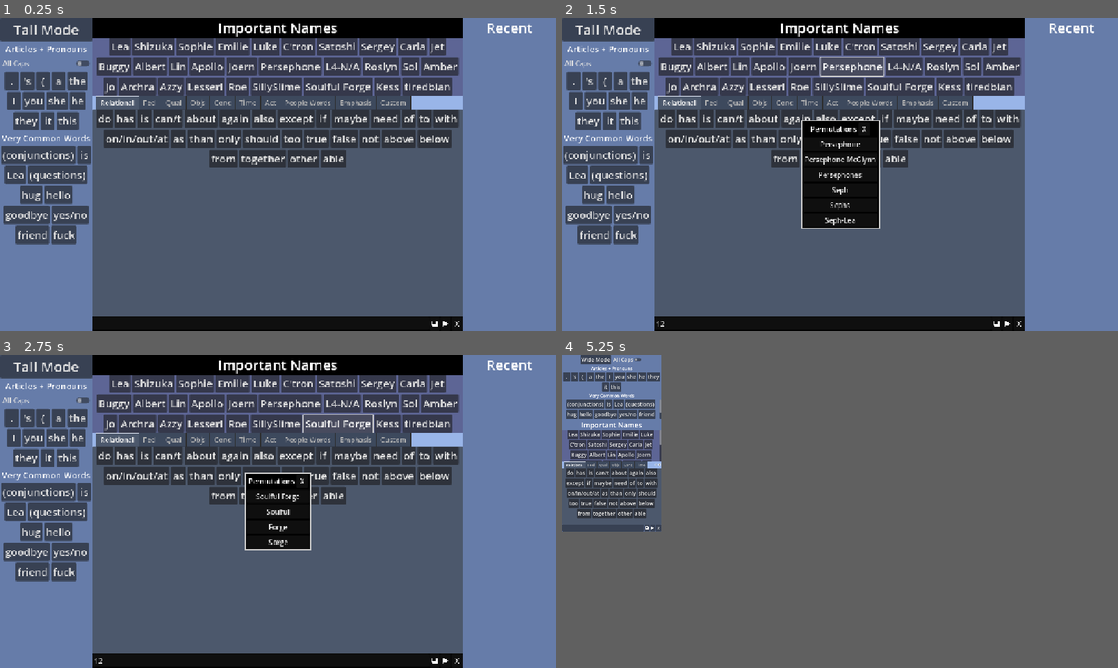
Above: before the commit, frames 1-4 (two rows, left to right).
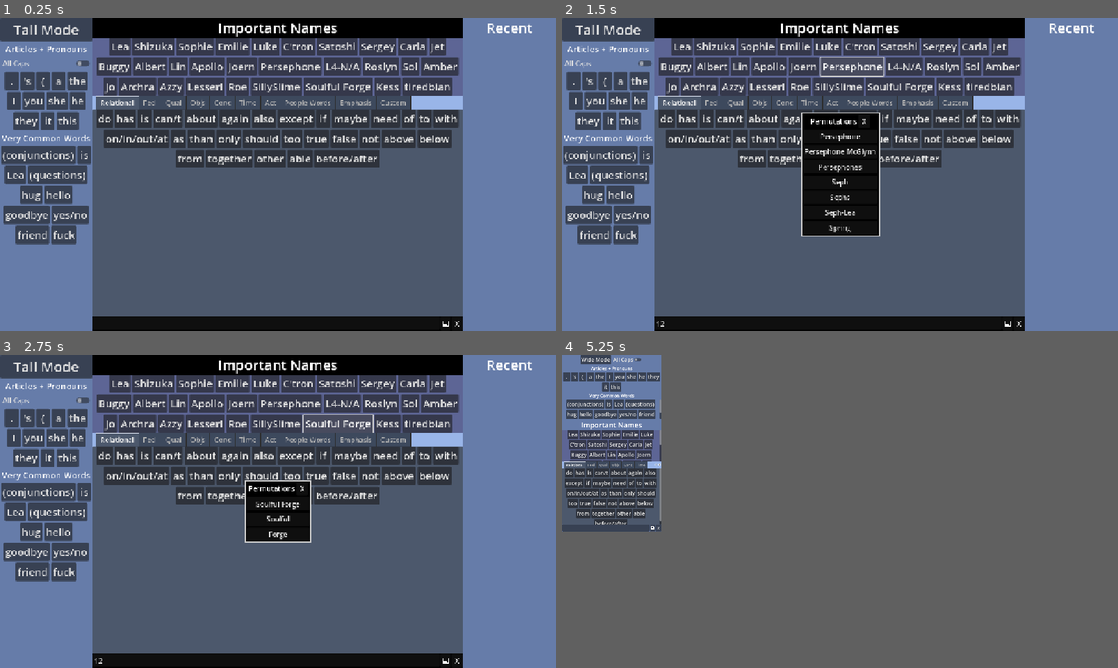
Above: after the commit, the same moments.

Repository: persephonesPoms/leaboard
Game: Godot game, scene res://Main.tscn
Same seed, same stepped clock (60 frames per second), same inputs: the game is played once before the commit and once after it.
Inputs (mouse positions are in pixels of both pictures, inside the frame that each line leads up to):
- Up to frame 1 (0.25 s): no input
- Up to frame 2 (1.5 s): click (823, 324) at 0.52 s; type "12" at 0.6 s; click "Persephone" at 1.25 s
- Up to frame 3 (2.75 s): click "Soulful Forge" at 2 s
- Up to frame 4 (5.25 s): click "again" at 2.75 s; click "again" at 3.5 s; click "again" at 4.25 s; click "Tall Mode" at 5 s

The runs differ from the first frame. In frame 1, 1.0% of the frame differs, in the area x 31-81%, y 42-99%; in frame 2, 2.5%, in the area x 31-81%, y 30-99%; in frame 3, 2.0%; in frame 4, 1.0%.

Commit message:
Words, export settings
now has virtual keyboard enabled

Diff:
--- a/Main.tscn
+++ b/Main.tscn
@@ -352,6 +352,7 @@
 icon = ExtResource("184_ush3o")
 
 [node name="Button2" type="Button" parent="HBoxContainer/VBoxContainer/HBoxContainer"]
+visible = false
 layout_mode = 2
 icon = ExtResource("185_j3xfc")
 
--- a/mobile_scene.tscn
+++ b/mobile_scene.tscn
@@ -384,6 +384,7 @@
 icon = ExtResource("184_8se5w")
 
 [node name="Button2" type="Button" parent="VBoxContainer/Panel/VBoxContainer/VBoxContainer/HBoxContainer"]
+visible = false
 layout_mode = 2
 icon = ExtResource("185_3x0qj")
 
--- a/project.godot
+++ b/project.godot
@@ -12,7 +12,7 @@
 
 config/name="LeaBoard"
 run/main_scene="res://Main.tscn"
-config/features=PackedStringArray("4.4", "GL Compatibility")
+config/features=PackedStringArray("4.5", "GL Compatibility")
 config/icon="res://icon.svg"
 
 [autoload]
--- /dev/null
+++ b/words/action/look.tres
@@ -0,0 +1,9 @@
+[gd_resource type="Resource" script_class="LeaWord" load_steps=2 format=3 uid="uid://luo21uvf6xlb"]
+
+[ext_resource type="Script" uid="uid://bhl3v5nbxbjvt" path="res://words/leaboard_word.gd" id="1_pcc3p"]
+
+[resource]
+script = ExtResource("1_pcc3p")
+display_name = "look"
+permutations = Array[String](["look", "looking", "looks", "looked"])
+metadata/_custom_type_script = "uid://bhl3v5nbxbjvt"
--- /dev/null
+++ b/words/action/remove.tres
@@ -0,0 +1,9 @@
+[gd_resource type="Resource" script_class="LeaWord" load_steps=2 format=3 uid="uid://hr6st0twiowd"]
+
+[ext_resource type="Script" uid="uid://bhl3v5nbxbjvt" path="res://words/leaboard_word.gd" id="1_uhfhn"]
+
+[resource]
+script = ExtResource("1_uhfhn")
+display_name = "remove"
+permutations = Array[String](["remove", "removing", "removed", "removes", "removal"])
+metadata/_custom_type_script = "uid://bhl3v5nbxbjvt"
--- /dev/null
+++ b/words/action/squish.tres
@@ -0,0 +1,9 @@
+[gd_resource type="Resource" script_class="LeaWord" load_steps=2 format=3 uid="uid://c8j0rk14puqu0"]
+
+[ext_resource type="Script" uid="uid://bhl3v5nbxbjvt" path="res://words/leaboard_word.gd" id="1_txubs"]
+
+[resource]
+script = ExtResource("1_txubs")
+display_name = "squish"
+permutations = Array[String](["squish", "squishing", "squishes", "squished", "squishy", "squishable"])
+metadata/_custom_type_script = "uid://bhl3v5nbxbjvt"
--- a/words/articles and pronouns/apostrophe.tres
+++ b/words/articles and pronouns/apostrophe.tres
@@ -5,7 +5,6 @@
 [resource]
 script = ExtResource("1_koks8")
 display_name = "'s"
-permutations = Array[String](["'s", "'re", "'d"])
-nospace_after = false
+permutations = Array[String](["'s", "'re", "'d", "-ful"])
 nospace_before = true
 metadata/_custom_type_script = "uid://bhl3v5nbxbjvt"
--- /dev/null
+++ b/words/concepts/memory.tres
@@ -0,0 +1,9 @@
+[gd_resource type="Resource" script_class="LeaWord" load_steps=2 format=3 uid="uid://bs0dubigiv8kg"]
+
+[ext_resource type="Script" uid="uid://bhl3v5nbxbjvt" path="res://words/leaboard_word.gd" id="1_klrhw"]
+
+[resource]
+script = ExtResource("1_klrhw")
+display_name = "memory"
+permutations = Array[String](["memory", "memories", "memorable"])
+metadata/_custom_type_script = "uid://bhl3v5nbxbjvt"
--- /dev/null
+++ b/words/feelings/bored.tres
@@ -0,0 +1,9 @@
+[gd_resource type="Resource" script_class="LeaWord" load_steps=2 format=3 uid="uid://bxtmkqlir81jr"]
+
+[ext_resource type="Script" uid="uid://bhl3v5nbxbjvt" path="res://words/leaboard_word.gd" id="1_wlrp3"]
+
+[resource]
+script = ExtResource("1_wlrp3")
+display_name = "bored"
+permutations = Array[String](["bored", "boredom"])
+metadata/_custom_type_script = "uid://bhl3v5nbxbjvt"
--- /dev/null
+++ b/words/feelings/lonely.tres
@@ -0,0 +1,9 @@
+[gd_resource type="Resource" script_class="LeaWord" load_steps=2 format=3 uid="uid://c35ad4u0ulxev"]
+
+[ext_resource type="Script" uid="uid://bhl3v5nbxbjvt" path="res://words/leaboard_word.gd" id="1_5b1da"]
+
+[resource]
+script = ExtResource("1_5b1da")
+display_name = "lonely"
+permutations = Array[String](["lonely", "loneliness"])
+metadata/_custom_type_script = "uid://bhl3v5nbxbjvt"
--- /dev/null
+++ b/words/feelings/stress.tres
@@ -0,0 +1,9 @@
+[gd_resource type="Resource" script_class="LeaWord" load_steps=2 format=3 uid="uid://dmfqij0emkc4d"]
+
+[ext_resource type="Script" uid="uid://bhl3v5nbxbjvt" path="res://words/leaboard_word.gd" id="1_xmmcx"]
+
+[resource]
+script = ExtResource("1_xmmcx")
+display_name = "stress"
+permutations = Array[String](["stress", "stressed", "stressing", "stresses", "stressful"])
+metadata/_custom_type_script = "uid://bhl3v5nbxbjvt"
--- a/words/names/persephone.tres
+++ b/words/names/persephone.tres
@@ -5,7 +5,5 @@
 [resource]
 script = ExtResource("1_bj4r6")
 display_name = "Persephone"
-permutations = Array[String](["Persephone", "Persephone McGlynn", "Persephones", "Seph", "Sephs", "Seph-Lea"])
-nospace_after = false
-nospace_before = false
+permutations = Array[String](["Persephone", "Persephone McGlynn", "Persephones", "Seph", "Sephs", "Seph-Lea", "Spring"])
 metadata/_custom_type_script = "uid://bhl3v5nbxbjvt"
--- a/words/names/soulful_forge.tres
+++ b/words/names/soulful_forge.tres
@@ -5,7 +5,5 @@
 [resource]
 script = ExtResource("1_1ox4d")
 display_name = "Soulful Forge"
-permutations = Array[String](["Soulful Forge", "Soulful", "Forge", "Sorge"])
-nospace_after = false
-nospace_before = false
+permutations = Array[String](["Soulful Forge", "Soulful", "Forge"])
 metadata/_custom_type_script = "uid://bhl3v5nbxbjvt"
--- /dev/null
+++ b/words/objects/ball.tres
@@ -0,0 +1,9 @@
+[gd_resource type="Resource" script_class="LeaWord" load_steps=2 format=3 uid="uid://dlacr1ln3i54q"]
+
+[ext_resource type="Script" uid="uid://bhl3v5nbxbjvt" path="res://words/leaboard_word.gd" id="1_n7smq"]
+
+[resource]
+script = ExtResource("1_n7smq")
+display_name = "ball"
+permutations = Array[String](["ball", "balls", "ballin'"])
+metadata/_custom_type_script = "uid://bhl3v5nbxbjvt"
--- a/words/objects/wing.tres
+++ b/words/objects/wing.tres
@@ -4,8 +4,6 @@
 
 [resource]
 script = ExtResource("1_qw1tn")
-display_name = "ear"
-permutations = Array[String](["ear", "ears"])
-nospace_after = false
-nospace_before = false
+display_name = "wing"
+permutations = Array[String](["wing", "wings", "winged"])
 metadata/_custom_type_script = "uid://bhl3v5nbxbjvt"
--- /dev/null
+++ b/words/qualities general/cute.tres
@@ -0,0 +1,9 @@
+[gd_resource type="Resource" script_class="LeaWord" load_steps=2 format=3 uid="uid://0xntxe4uqywb"]
+
+[ext_resource type="Script" uid="uid://bhl3v5nbxbjvt" path="res://words/leaboard_word.gd" id="1_yq1yv"]
+
+[resource]
+script = ExtResource("1_yq1yv")
+display_name = "cute"
+permutations = Array[String](["cute", "cutes", "cuteness"])
+metadata/_custom_type_script = "uid://bhl3v5nbxbjvt"
--- /dev/null
+++ b/words/qualities general/funny.tres
@@ -0,0 +1,9 @@
+[gd_resource type="Resource" script_class="LeaWord" load_steps=2 format=3 uid="uid://boif5lq6f24s1"]
+
+[ext_resource type="Script" uid="uid://bhl3v5nbxbjvt" path="res://words/leaboard_word.gd" id="1_5dtb5"]
+
+[resource]
+script = ExtResource("1_5dtb5")
+display_name = "funny"
+permutations = Array[String](["funny", "humor", "humorous"])
+metadata/_custom_type_script = "uid://bhl3v5nbxbjvt"
--- /dev/null
+++ b/words/qualities general/normal.tres
@@ -0,0 +1,9 @@
+[gd_resource type="Resource" script_class="LeaWord" load_steps=2 format=3 uid="uid://1asmjvqe1r7g"]
+
+[ext_resource type="Script" uid="uid://bhl3v5nbxbjvt" path="res://words/leaboard_word.gd" id="1_5k8al"]
+
+[resource]
+script = ExtResource("1_5k8al")
+display_name = "normal"
+permutations = Array[String](["normal", "normally", "normalest", "normalness", "normality"])
+metadata/_custom_type_script = "uid://bhl3v5nbxbjvt"
--- /dev/null
+++ b/words/relation/beforeafter.tres
@@ -0,0 +1,9 @@
+[gd_resource type="Resource" script_class="LeaWord" load_steps=2 format=3 uid="uid://d4ecsvf3r2p8t"]
+
+[ext_resource type="Script" uid="uid://bhl3v5nbxbjvt" path="res://words/leaboard_word.gd" id="1_o5qar"]
+
+[resource]
+script = ExtResource("1_o5qar")
+display_name = "before/after"
+permutations = Array[String](["before", "after"])
+metadata/_custom_type_script = "uid://bhl3v5nbxbjvt"
--- a/wordsets/actions.tres
+++ b/wordsets/actions.tres
@@ -50,9 +50,11 @@
 [ext_resource type="Resource" uid="uid://5lvhuc3i0bx1" path="res://words/action/nom.tres" id="47_ug3ng"]
 [ext_resource type="Resource" uid="uid://ilqlp2mbepmj" path="res://words/action/poke.tres" id="49_c76ps"]
 [ext_resource type="Resource" uid="uid://c3akfpsa47jeo" path="res://words/action/explain.tres" id="50_5w8at"]
+[ext_resource type="Resource" uid="uid://luo21uvf6xlb" path="res://words/action/look.tres" id="51_5lt30"]
+[ext_resource type="Resource" uid="uid://c8j0rk14puqu0" path="res://words/action/squish.tres" id="52_8p4e5"]
+[ext_resource type="Resource" uid="uid://hr6st0twiowd" path="res://words/action/remove.tres" id="53_pobym"]
 
 [resource]
 script = ExtResource("1_cv7yg")
-words = Array[ExtResource("2_d2ule")]([ExtResource("3_0dc4f" …(1130 unchanged characters)… rce("49_c76ps"), ExtResource("50_5w8at")])
-is_common = false
+words = Array[ExtResource("2_d2ule")]([ExtResource("3_0dc4f" …(1130 unchanged characters)… rce("49_c76ps"), ExtResource("50_5w8at"), ExtResource("51_5lt30"), ExtResource("52_8p4e5"), ExtResource("53_pobym")])
 metadata/_custom_type_script = "uid://bsnfgfse84nlf"
--- a/wordsets/concepts.tres
+++ b/wordsets/concepts.tres
@@ -40,9 +40,9 @@
 [ext_resource type="Resource" uid="uid://dplj5j45ouxm6" path="res://words/concepts/top.tres" id="38_qsu28"]
 [ext_resource type="Resource" uid="uid://cu43kthajc2w5" path="res://words/concepts/bottom.tres" id="39_wm4lb"]
 [ext_resource type="Resource" uid="uid://b236i6rlctsfk" path="res://words/concepts/reason.tres" id="40_wm4lb"]
+[ext_resource type="Resource" uid="uid://bs0dubigiv8kg" path="res://words/concepts/memory.tres" id="41_8qjhx"]
 
 [resource]
 script = ExtResource("1_yv2po")
-words = Array[ExtResource("2_77b1k")]([ExtResource("3_jan0q" …(880 unchanged characters)… rce("39_wm4lb"), ExtResource("40_wm4lb")])
-is_common = false
+words = Array[ExtResource("2_77b1k")]([ExtResource("3_jan0q" …(880 unchanged characters)… rce("39_wm4lb"), ExtResource("40_wm4lb"), ExtResource("41_8qjhx")])
 metadata/_custom_type_script = "uid://bsnfgfse84nlf"
--- a/wordsets/feelings.tres
+++ b/wordsets/feelings.tres
@@ -24,9 +24,11 @@
 [ext_resource type="Resource" uid="uid://cvjf34r8wsa00" path="res://words/feelings/hungry.tres" id="22_7uaoo"]
 [ext_resource type="Resource" uid="uid://chni6sskfj8rv" path="res://words/feelings/thirsty.tres" id="23_gwkea"]
 [ext_resource type="Resource" uid="uid://5hbuxse1lhfn" path="res://words/feelings/jealous.tres" id="24_gwkea"]
+[ext_resource type="Resource" uid="uid://c35ad4u0ulxev" path="res://words/feelings/lonely.tres" id="25_l6217"]
+[ext_resource type="Resource" uid="uid://bxtmkqlir81jr" path="res://words/feelings/bored.tres" id="26_allfl"]
+[ext_resource type="Resource" uid="uid://dmfqij0emkc4d" path="res://words/feelings/stress.tres" id="27_allfl"]
 
 [resource]
 script = ExtResource("1_hty12")
-words = Array[ExtResource("2_lvur7")]([ExtResource("3_5qbq4" …(480 unchanged characters)… rce("23_gwkea"), ExtResource("24_gwkea")])
-is_common = false
+words = Array[ExtResource("2_lvur7")]([ExtResource("3_5qbq4" …(480 unchanged characters)… rce("23_gwkea"), ExtResource("24_gwkea"), ExtResource("25_l6217"), ExtResource("26_allfl"), ExtResource("27_allfl")])
 metadata/_custom_type_script = "uid://bsnfgfse84nlf"
--- a/wordsets/objects.tres
+++ b/wordsets/objects.tres
@@ -24,9 +24,9 @@
 [ext_resource type="Resource" uid="uid://i6bo84vitl6l" path="res://words/objects/legs.tres" id="22_sy6h1"]
 [ext_resource type="Resource" uid="uid://dllquefa3goue" path="res://words/objects/hand.tres" id="23_niw4f"]
 [ext_resource type="Resource" uid="uid://bumv0qr02osdy" path="res://words/objects/thigh.tres" id="24_3yu1y"]
+[ext_resource type="Resource" uid="uid://dlacr1ln3i54q" path="res://words/objects/ball.tres" id="25_uc3mf"]
 
 [resource]
 script = ExtResource("1_y3bhx")
-words = Array[ExtResource("2_xjqdd")]([ExtResource("3_6ygyj" …(479 unchanged characters)… rce("23_niw4f"), ExtResource("24_3yu1y")])
-is_common = false
+words = Array[ExtResource("2_xjqdd")]([ExtResource("3_6ygyj" …(479 unchanged characters)… rce("23_niw4f"), ExtResource("24_3yu1y"), ExtResource("25_uc3mf"), ExtResource("18_kvj47")])
 metadata/_custom_type_script = "uid://bsnfgfse84nlf"
--- a/wordsets/qualities.tres
+++ b/wordsets/qualities.tres
@@ -34,9 +34,11 @@
 [ext_resource type="Resource" uid="uid://h8stpd5pnurq" path="res://words/qualities general/taste.tres" id="32_peede"]
 [ext_resource type="Resource" uid="uid://du0w711qpssyh" path="res://words/qualities general/pretty.tres" id="33_mnadx"]
 [ext_resource type="Resource" uid="uid://tvu4l1rhn062" path="res://words/qualities general/kinky.tres" id="34_xbgd7"]
+[ext_resource type="Resource" uid="uid://boif5lq6f24s1" path="res://words/qualities general/funny.tres" id="35_kgkst"]
+[ext_resource type="Resource" uid="uid://0xntxe4uqywb" path="res://words/qualities general/cute.tres" id="36_s4h5m"]
+[ext_resource type="Resource" uid="uid://1asmjvqe1r7g" path="res://words/qualities general/normal.tres" id="37_ioivg"]
 
 [resource]
 script = ExtResource("1_iwiy2")
-words = Array[ExtResource("2_c0ud2")]([ExtResource("3_qnesf" …(729 unchanged characters)… rce("33_mnadx"), ExtResource("34_xbgd7")])
-is_common = false
+words = Array[ExtResource("2_c0ud2")]([ExtResource("3_qnesf" …(729 unchanged characters)… rce("33_mnadx"), ExtResource("34_xbgd7"), ExtResource("35_kgkst"), ExtResource("36_s4h5m"), ExtResource("37_ioivg")])
 metadata/_custom_type_script = "uid://bsnfgfse84nlf"
--- a/wordsets/relation.tres
+++ b/wordsets/relation.tres
@@ -31,9 +31,9 @@
 [ext_resource type="Resource" uid="uid://c3vu6fud2svup" path="res://words/qualities general/together.tres" id="29_kp2lq"]
 [ext_resource type="Resource" uid="uid://bm5h7yr5ewq0m" path="res://words/relation/other.tres" id="30_ws0w1"]
 [ext_resource type="Resource" uid="uid://hcmmi73qf5o4" path="res://words/relation/able.tres" id="31_8n5kg"]
+[ext_resource type="Resource" uid="uid://d4ecsvf3r2p8t" path="res://words/relation/beforeafter.tres" id="32_mspxd"]
 
 [resource]
 script = ExtResource("1_n0yxi")
-words = Array[ExtResource("2_cpbko")]([ExtResource("3_0kpld" …(655 unchanged characters)… rce("30_ws0w1"), ExtResource("31_8n5kg")])
-is_common = false
+words = Array[ExtResource("2_cpbko")]([ExtResource("3_0kpld" …(655 unchanged characters)… rce("30_ws0w1"), ExtResource("31_8n5kg"), ExtResource("32_mspxd")])
 metadata/_custom_type_script = "uid://bsnfgfse84nlf"
Not shown, changed: export_presets.cfg
Not shown: 1 places in wordsets/actions.tres that only renumber resources
Not shown: 1 places in wordsets/concepts.tres that only renumber resources
Not shown: 1 places in wordsets/feelings.tres that only renumber resources
Not shown: 1 places in wordsets/objects.tres that only renumber resources
Not shown: 1 places in wordsets/qualities.tres that only renumber resources
Not shown: 1 places in wordsets/relation.tres that only renumber resources
Not shown, added: textures/doodles.kra
